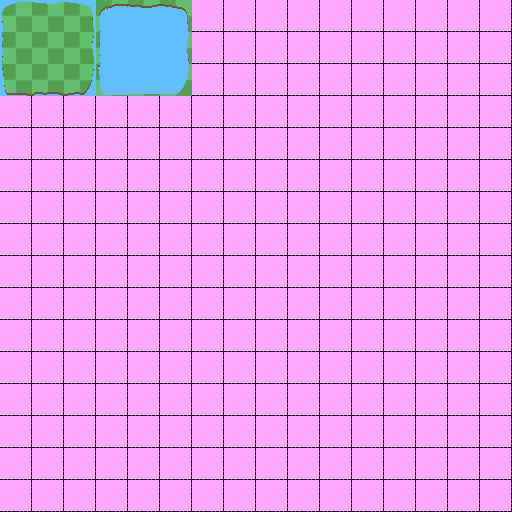
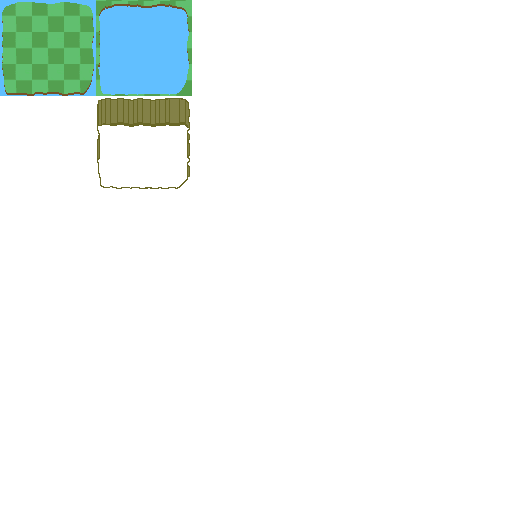
Layer changes from the first (512, 512) image to the second:
added layer "Cliffs" above "forest" over [97, 98, 190, 189]
added layer "forest" above "cliffs (pokemon style)" over [26, 136, 66, 147]
showed "Layer 1" over [96, 0, 186, 1]
painted on "grass around water" over [104, 94, 125, 95]
hid "Background" over [0, 0, 512, 512]
